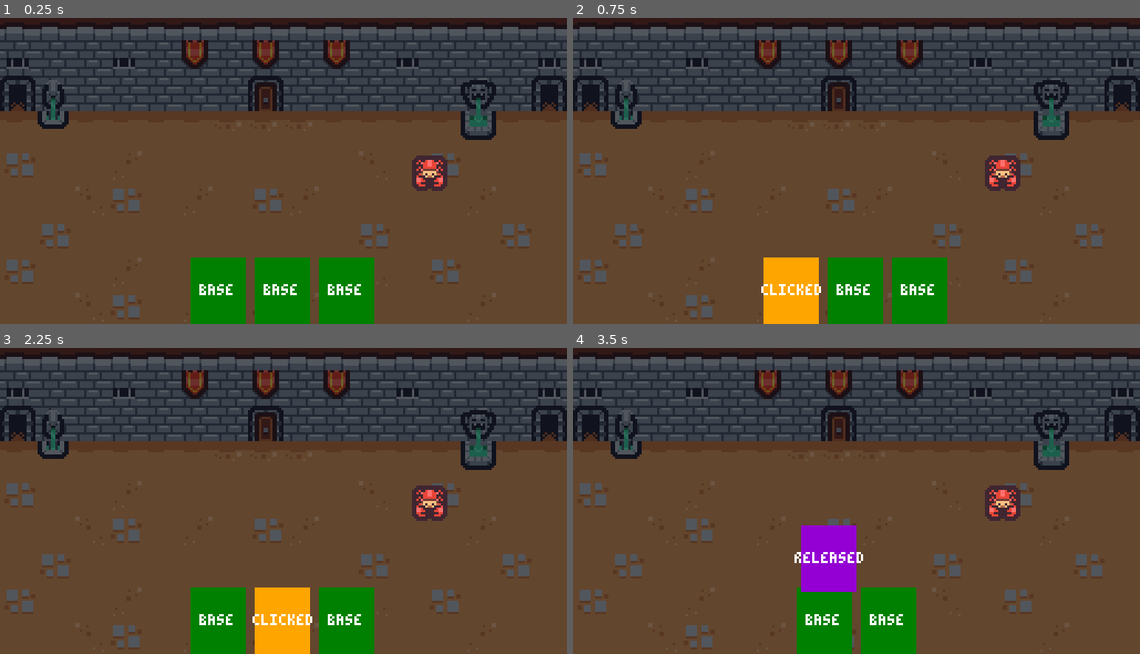
Above: before the commit, frames 1-4 (two rows, left to right).
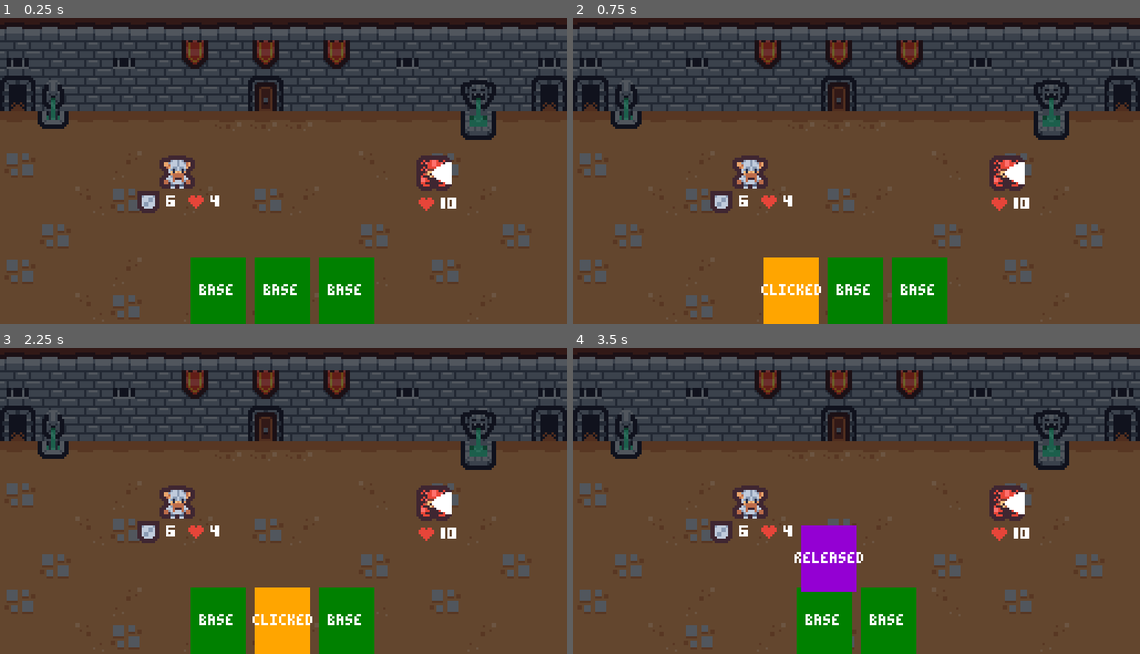
Above: after the commit, the same moments.

Repository: sussyfabussy/godots_gambit_V2
Game: Godot game, scene res://Scenes/Battle/battle.tscn
Two runs of this game, one before a commit and one after it. Both use one fixed random seed, a clock stepped at 60 frames per second and the inputs below.
Inputs (mouse positions are in pixels of both pictures, inside the frame that each line leads up to):
- Up to frame 1 (0.25 s): no input
- Up to frame 2 (0.75 s): tap Enter at 0.5 s; drag from (788, 290) to (856, 115) at 0.52 s
- Up to frame 3 (2.25 s): drag from (249, 620) to (283, 445) at 1.27 s; tap Space at 2 s; move the mouse to (283, 620) at 2.02 s; press the mouse at (283, 620) at 2.03 s
- Up to frame 4 (3.5 s): release the mouse at (856, 620) at 2.75 s; tap Enter at 2.75 s; drag from (828, 559) to (1003, 504) at 2.77 s

The runs differ from the first frame. In frame 1, 1.7% of the frame differs, in the area x 24-81%, y 44-64%; in frame 2, 1.7%; in frame 3, 1.7%; in frame 4, 1.7%.
Error after the commit: Cannot call method 'duplicate' on a null value. (res://custom_resources/character_stats.gd:32)

Commit message:
stats_with_resources

Diff:
--- a/Scenes/Battle/battle.tscn
+++ b/Scenes/Battle/battle.tscn
@@ -2,16 +2,24 @@
 
 [ext_resource type="Texture2D" uid="uid://cp4iq5fd6j8be" path="res://art/background.png" id="1_c8wje"]
 [ext_resource type="PackedScene" uid="uid://d2hgcxhse0kas" path="res://Scenes/card_ui/card_ui.tscn" id="2_3qw02"]
+[ext_resource type="PackedScene" uid="uid://wsyjsshfelyf" path="res://Scenes/enemy/enemy.tscn" id="2_17ekq"]
 [ext_resource type="Script" uid="uid://dib8ry8gd3xnm" path="res://Scenes/ui/hand.gd" id="2_aqr0y"]
+[ext_resource type="PackedScene" uid="uid://cdnt47eagsi3a" path="res://Scenes/player/player.tscn" id="3_17ekq"]
+[ext_resource type="Texture2D" uid="uid://1u3b3hwqd8yh" path="res://art/tile_0110.png" id="3_bch6i"]
 [ext_resource type="PackedScene" uid="uid://v48n58msigw8" path="res://Scenes/card_target_selector/card_target_selector.tscn" id="3_vvvpr"]
 [ext_resource type="Resource" uid="uid://kxfab5pn4q4c" path="res://characters/warrior/cards/warrior_axe_attack.tres" id="4_o8bsx"]
+[ext_resource type="Script" uid="uid://dd5p30uiyysmn" path="res://custom_resources/stats.gd" id="4_q43bu"]
+[ext_resource type="Resource" uid="uid://ci847yrv1e0mg" path="res://characters/warrior/warrior.tres" id="4_rgg0r"]
 [ext_resource type="Resource" uid="uid://balaamf0edr8v" path="res://characters/warrior/cards/warrior_block.tres" id="5_en5gs"]
-[ext_resource type="Texture2D" uid="uid://1u3b3hwqd8yh" path="res://art/tile_0110.png" id="6_en5gs"]
 
 [sub_resource type="RectangleShape2D" id="RectangleShape2D_c8wje"]
 size = Vector2(256, 100)
 
-[sub_resource type="RectangleShape2D" id="RectangleShape2D_vvvpr"]
+[sub_resource type="Resource" id="Resource_11mmy"]
+script = ExtResource("4_q43bu")
+max_health = 10
+art = ExtResource("3_bch6i")
+metadata/_custom_type_script = "uid://dd5p30uiyysmn"
 
 [node name="Battle" type="Node2D" unique_id=1687854964]
 metadata/_edit_lock_ = true
@@ -30,15 +38,13 @@
 shape = SubResource("RectangleShape2D_c8wje")
 debug_color = Color(0, 0.6, 0.69803923, 0.15294118)
 
-[node name="Enemy" type="Area2D" parent="." unique_id=215719313]
-position = Vector2(194, 76)
-collision_layer = 4
+[node name="Enemy" parent="." unique_id=1275414116 instance=ExtResource("2_17ekq")]
+position = Vector2(196, 76)
+stats = SubResource("Resource_11mmy")
 
-[node name="Sprite2D" type="Sprite2D" parent="Enemy" unique_id=1985457386]
-texture = ExtResource("6_en5gs")
-
-[node name="CollisionShape2D" type="CollisionShape2D" parent="Enemy" unique_id=1932860846]
-shape = SubResource("RectangleShape2D_vvvpr")
+[node name="Player" parent="." unique_id=882827428 instance=ExtResource("3_17ekq")]
+position = Vector2(80, 75)
+stats = ExtResource("4_rgg0r")
 
 [node name="CardTargetSelector" parent="." unique_id=1545984047 instance=ExtResource("3_vvvpr")]
 
--- /dev/null
+++ b/Scenes/enemy/enemy.gd
@@ -0,0 +1,44 @@
+class_name  Enemy
+extends Area2D
+
+const ARROW_OFFSET := 5
+
+@export var stats: Stats : set = set_enemy_stats
+
+@onready var sprite_2d: Sprite2D = $Sprite2D
+@onready var arrow: Sprite2D = $Arrow
+@onready var stats_ui: StatsUI = $StatsUI as StatsUI
+
+
+func set_enemy_stats(value: Stats) -> void:
+	stats = value.create_instance()
+
+	if not stats.stats_changed.is_connected(update_stats):
+		stats.stats_changed.connect(update_stats)
+
+	update_enemy()
+
+
+func update_stats() -> void:
+	stats_ui.update_stats(stats)
+
+
+func update_enemy() -> void:
+	if not stats is Stats:
+		return
+	if not is_inside_tree():
+		await ready
+
+	sprite_2d.texture = stats.art
+	arrow.position = Vector2.RIGHT * (sprite_2d.get_rect().size.x / ARROW_OFFSET)
+	update_stats()
+
+
+func take_damage(damage: int) -> void:
+	if stats.health <= 0:
+		return
+
+	stats.take_damage(damage)
+
+	if stats.health <= 0:
+		queue_free()
--- /dev/null
+++ b/Scenes/enemy/enemy.tscn
@@ -0,0 +1,33 @@
+[gd_scene format=3 uid="uid://wsyjsshfelyf"]
+
+[ext_resource type="Script" uid="uid://d06mvm1i6gkrk" path="res://Scenes/enemy/enemy.gd" id="1_is6lh"]
+[ext_resource type="Texture2D" uid="uid://1u3b3hwqd8yh" path="res://art/tile_0110.png" id="1_swltt"]
+[ext_resource type="Texture2D" uid="uid://bb3rcs5nqntir" path="res://art/arrow.png" id="2_fwmcv"]
+[ext_resource type="Resource" uid="uid://dmg1g6yk82q1u" path="res://enemies/crab/test_enemy.tres" id="2_y8yvo"]
+[ext_resource type="PackedScene" uid="uid://br6s23jvy7g6n" path="res://Scenes/ui/stats_ui.tscn" id="3_is6lh"]
+
+[sub_resource type="RectangleShape2D" id="RectangleShape2D_vvvpr"]
+
+[node name="Enemy" type="Area2D" unique_id=1275414116 groups=["enemies"]]
+collision_layer = 4
+script = ExtResource("1_is6lh")
+stats = ExtResource("2_y8yvo")
+
+[node name="Sprite2D" type="Sprite2D" parent="." unique_id=940280664]
+texture = ExtResource("1_swltt")
+
+[node name="CollisionShape2D" type="CollisionShape2D" parent="." unique_id=1574877240]
+shape = SubResource("RectangleShape2D_vvvpr")
+
+[node name="Arrow" type="Sprite2D" parent="." unique_id=281569110]
+position = Vector2(16, 0)
+rotation = -1.5707964
+texture = ExtResource("2_fwmcv")
+
+[node name="StatsUI" parent="." unique_id=2090387202 instance=ExtResource("3_is6lh")]
+anchors_preset = -1
+anchor_left = 0.0
+offset_left = -43.0
+offset_top = 6.0
+offset_right = 47.0
+offset_bottom = 22.0
--- /dev/null
+++ b/Scenes/player/player.gd
@@ -0,0 +1,40 @@
+class_name Player
+extends Node2D
+
+@export var stats: CharacterStats : set = set_character_stats
+
+@onready var sprite_2d: Sprite2D = $Sprite2D
+@onready var stats_ui: StatsUI = $StatsUI as StatsUI
+
+
+func set_character_stats(value: CharacterStats) -> void:
+	stats = value.create_instance()
+
+	if not stats.stats_changed.is_connected(update_stats):
+		stats.stats_changed.connect(update_stats)
+
+	update_player()
+
+
+func update_player() -> void:
+	if not stats is CharacterStats:
+		return
+	if not is_inside_tree():
+		await ready
+
+	sprite_2d.texture =  stats.art
+	update_stats()
+
+
+func update_stats() -> void:
+	stats_ui.update_stats(stats)
+
+
+func take_damage(damage: int) -> void:
+	if stats.health <= 0:
+		return
+
+	stats.take_damage(damage)
+
+	if stats.health <= 0:
+		queue_free()
--- /dev/null
+++ b/Scenes/player/player.tscn
@@ -0,0 +1,15 @@
+[gd_scene format=3 uid="uid://cdnt47eagsi3a"]
+
+[ext_resource type="Texture2D" uid="uid://cpydvk8mq66o5" path="res://art/tile_0087.png" id="1_eo61r"]
+[ext_resource type="Script" uid="uid://5pplf5v5oyms" path="res://Scenes/player/player.gd" id="1_mxepk"]
+[ext_resource type="PackedScene" uid="uid://br6s23jvy7g6n" path="res://Scenes/ui/stats_ui.tscn" id="2_mxepk"]
+
+[node name="Player" type="Node2D" unique_id=882827428 groups=["player"]]
+script = ExtResource("1_mxepk")
+
+[node name="Sprite2D" type="Sprite2D" parent="." unique_id=458723959]
+texture = ExtResource("1_eo61r")
+
+[node name="StatsUI" parent="." unique_id=2090387202 instance=ExtResource("2_mxepk")]
+offset_top = 6.0
+offset_bottom = 22.0
--- /dev/null
+++ b/Scenes/ui/stats_ui.gd
@@ -0,0 +1,15 @@
+class_name StatsUI
+extends HBoxContainer
+
+@onready var block: HBoxContainer = $Block
+@onready var block_label: Label = %BlockLabel
+@onready var health: HBoxContainer = $Health
+@onready var health_label: Label = %HealthLabel
+
+
+func update_stats(stats: Stats) -> void:
+	block_label.text = str(stats.block)
+	health_label.text = str(stats.health)
+
+	block.visible = stats.block > 0
+	health.visible = stats.health > 0
--- /dev/null
+++ b/Scenes/ui/stats_ui.tscn
@@ -0,0 +1,53 @@
+[gd_scene format=3 uid="uid://br6s23jvy7g6n"]
+
+[ext_resource type="Theme" uid="uid://cyujobfdcs0oc" path="res://main_theme.tres" id="1_5clbi"]
+[ext_resource type="Script" uid="uid://bf5d76jged6wc" path="res://Scenes/ui/stats_ui.gd" id="2_n2n77"]
+[ext_resource type="Texture2D" uid="uid://oe7v35ii8vrs" path="res://art/tile_0102.png" id="2_xqpgn"]
+[ext_resource type="Texture2D" uid="uid://d0edy7thj8ce6" path="res://art/heart.png" id="3_n2n77"]
+
+[node name="StatsUI" type="HBoxContainer" unique_id=2090387202]
+anchors_preset = 5
+anchor_left = 0.5
+anchor_right = 0.5
+offset_left = -45.0
+offset_right = 45.0
+offset_bottom = 16.0
+grow_horizontal = 2
+size_flags_vertical = 0
+theme = ExtResource("1_5clbi")
+alignment = 1
+script = ExtResource("2_n2n77")
+
+[node name="Block" type="HBoxContainer" parent="." unique_id=1088771240]
+layout_mode = 2
+theme_override_constants/separation = 0
+
+[node name="BlockImage" type="TextureRect" parent="Block" unique_id=586485556]
+layout_mode = 2
+texture = ExtResource("2_xqpgn")
+stretch_mode = 5
+
+[node name="BlockLabel" type="Label" parent="Block" unique_id=452024045]
+unique_name_in_owner = true
+layout_mode = 2
+size_flags_vertical = 1
+text = "6"
+horizontal_alignment = 1
+vertical_alignment = 1
+
+[node name="Health" type="HBoxContainer" parent="." unique_id=1779431982]
+layout_mode = 2
+theme_override_constants/separation = 2
+
+[node name="HealthImage" type="TextureRect" parent="Health" unique_id=774173858]
+layout_mode = 2
+texture = ExtResource("3_n2n77")
+stretch_mode = 5
+
+[node name="HealthLabel" type="Label" parent="Health" unique_id=603281891]
+unique_name_in_owner = true
+layout_mode = 2
+size_flags_vertical = 1
+text = "4"
+horizontal_alignment = 1
+vertical_alignment = 1
--- /dev/null
+++ b/characters/warrior/warrior.tres
@@ -0,0 +1,12 @@
+[gd_resource type="Resource" script_class="CharacterStats" format=3 uid="uid://ci847yrv1e0mg"]
+
+[ext_resource type="Script" uid="uid://b76obc6ry6ckl" path="res://custom_resources/character_stats.gd" id="1_nliw2"]
+[ext_resource type="Resource" uid="uid://deykq738pryj8" path="res://characters/warrior/warrior_starting_deck.tres" id="3_wgifn"]
+
+[resource]
+script = ExtResource("1_nliw2")
+stating_deck = ExtResource("3_wgifn")
+cards_per_turn = 4
+max_mana = 3
+max_health = 35
+metadata/_custom_type_script = "uid://b76obc6ry6ckl"
--- /dev/null
+++ b/characters/warrior/warrior_starting_deck.tres
@@ -0,0 +1,21 @@
+[gd_resource type="Resource" script_class="CardPile" format=3 uid="uid://deykq738pryj8"]
+
+[ext_resource type="Script" uid="uid://de5qwbdgg7p00" path="res://custom_resources/card.gd" id="1_8w230"]
+[ext_resource type="Script" uid="uid://dn2vi5rqra2al" path="res://custom_resources/card_pile.gd" id="2_2wma6"]
+
+[sub_resource type="Resource" id="Resource_8w230"]
+script = ExtResource("1_8w230")
+id = "warrior_axe_attack"
+target = 1
+metadata/_custom_type_script = "uid://de5qwbdgg7p00"
+
+[sub_resource type="Resource" id="Resource_2wma6"]
+script = ExtResource("1_8w230")
+id = "warrior_block"
+type = 1
+metadata/_custom_type_script = "uid://de5qwbdgg7p00"
+
+[resource]
+script = ExtResource("2_2wma6")
+cards = Array[ExtResource("1_8w230")]([SubResource("Resource_8w230"), SubResource("Resource_8w230"), SubResource("Resource_8w230"), SubResource("Resource_8w230"), SubResource("Resource_8w230"), SubResource("Resource_2wma6"), SubResource("Resource_2wma6"), SubResource("Resource_2wma6"), SubResource("Resource_2wma6"), SubResource("Resource_2wma6")])
+metadata/_custom_type_script = "uid://dn2vi5rqra2al"
--- /dev/null
+++ b/custom_resources/card_pile.gd
@@ -0,0 +1,37 @@
+class_name CardPile
+extends Resource
+
+signal card_pile_size_changed(cards_amount)
+
+@export var cards: Array[Card] = []
+
+
+func empty() -> bool:
+	return cards.is_empty()
+
+
+func draw_card() -> Card:
+	var card = cards.pop_front()
+	card_pile_size_changed.emit(cards.size())
+	return card
+
+
+func add_card(card: Card):
+	card.append(card)
+	card_pile_size_changed.emit(cards.size())
+
+
+func shuffle() -> void:
+	cards.shuffle()
+
+
+func clear() -> void:
+	cards.clear()
+	card_pile_size_changed.emit(cards.size())
+
+
+func _to_string() -> String:
+	var _card_strings: PackedStringArray = []
+	for i in range(cards.size()):
+		_card_strings.append("%s: %s" % [i+1, cards[i].id])
+	return "\n".join(_card_strings)
--- /dev/null
+++ b/custom_resources/character_stats.gd
@@ -0,0 +1,35 @@
+class_name CharacterStats
+extends Stats
+
+@export var starting_deck: CardPile
+@export var cards_per_turn: int
+@export var max_mana: int
+
+var mana: int : set = set_mana
+var deck: CardPile
+var discard: CardPile
+var draw_pile: CardPile
+
+
+func set_mana(value: int) -> void:
+	mana = value
+	stats_changed.emit()
+
+
+func reset_mana() -> void:
+	self.mana = max_mana
+
+
+func can_play_card(card: Card) -> bool:
+	return mana >= card.cost
+
+
+func create_instance() -> Resource:
+	var instance: CharacterStats = self.duplicate()
+	instance.health = max_health
+	instance.block = 0
+	instance.reset_mana()
+	instance.deck = instance.starting_deck.duplicate()
+	instance.draw_pile = CardPile.new()
+	instance.discard = CardPile.new()
+	return instance
--- /dev/null
+++ b/custom_resources/stats.gd
@@ -0,0 +1,40 @@
+class_name Stats
+extends Resource
+
+signal stats_changed
+
+@export var max_health := 1
+@export var art: Texture
+
+var health: int : set = set_health
+var block: int : set = set_block
+
+
+func set_health(value : int) -> void:
+	health = clampi(value, 0, max_health)
+	stats_changed.emit()
+
+
+func set_block(value : int) -> void:
+	block = clampi(value, 0, 999)
+	stats_changed.emit()
+
+
+func take_damage(damage : int) -> void:
+	if damage <= 0:
+		return
+	var initial_damage = damage
+	damage = clampi(damage - block, 0, damage)
+	self.block = clampi(block - initial_damage, 0, block)
+	self.health -= damage
+
+
+func heal(amount : int) -> void:
+	self.health += amount
+
+
+func create_instance() -> Resource:
+	var instance: Stats = self.duplicate()
+	instance.health = max_health
+	instance.block = 0
+	return instance
--- /dev/null
+++ b/enemies/crab/test_enemy.tres
@@ -0,0 +1,10 @@
+[gd_resource type="Resource" script_class="Stats" format=3 uid="uid://dmg1g6yk82q1u"]
+
+[ext_resource type="Script" uid="uid://dd5p30uiyysmn" path="res://custom_resources/stats.gd" id="1_c2u66"]
+[ext_resource type="Texture2D" uid="uid://1u3b3hwqd8yh" path="res://art/tile_0110.png" id="1_q0d22"]
+
+[resource]
+script = ExtResource("1_c2u66")
+max_health = 10
+art = ExtResource("1_q0d22")
+metadata/_custom_type_script = "uid://dd5p30uiyysmn"
Not shown, added: Scenes/enemy/enemy.gd.uid
Not shown, added: Scenes/player/player.gd.uid
Not shown, added: Scenes/ui/stats_ui.gd.uid
Not shown, added: custom_resources/card_pile.gd.uid
Not shown, added: custom_resources/character_stats.gd.uid
Not shown, added: custom_resources/stats.gd.uid
